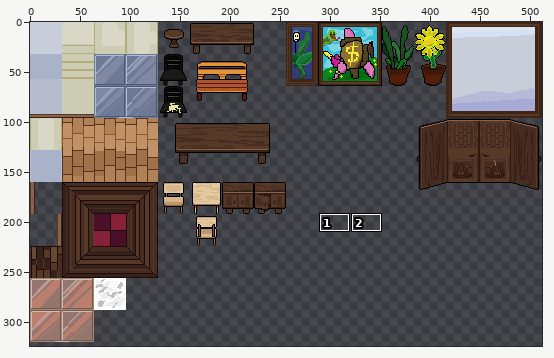
File history of a sprite sheet, assets/decorations/wooden_floor.png. The picture above shows the old version from afar; the outline marks the close-up.
Close-up. Earlier state:
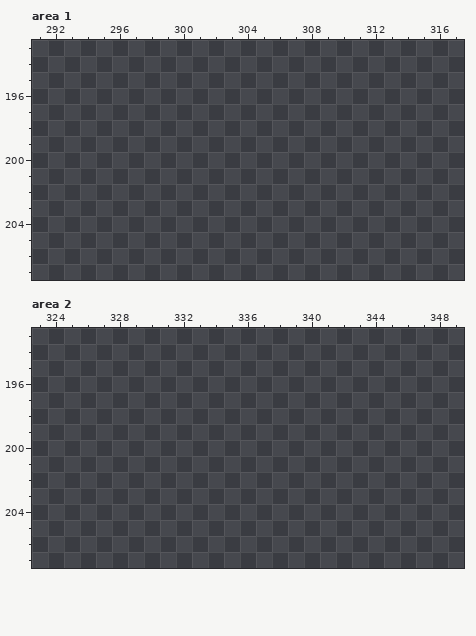
The file is 512x512 pixels. Colours within 5 levels of each other are drawn and written as one. Shown: area 1: x 291..317, y 193..207; area 2: x 323..349, y 193..207. The wide view leaves out empty margins. The commit also changed other parts of the picture, which this record leaves out.
Palette (. is transparent): 
The same view after the edit:
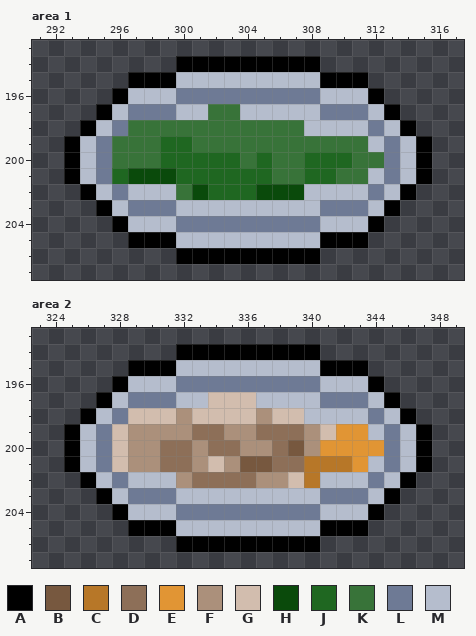
Colours new in this view: A #000000  B #77583f  C #b77728  D #8d6f58  E #e19534  F #ab907b  G #d2bdae  H #0a4a0b  J #1f6721  K #387339  L #6e7a95  M #b5bdcd
From old to new:
Changed rows in their new state; - is an unchanged pixel.
Area 1:
first column x 293:
194 -------AAAAAAAAA-------
195 ----AAAMMMMMMMMMAAA----
196 ---AMMMLLLLLLLLLMMMA---
197 --AMLLLMMKKMMMMMLLLMA--
198 -AMLKKKKKKKKKKKMMMMLMA-
199 AMLKKKJJKKKKKKKKKKKMLMA
200 AMLKKKJJJJJKJKKJJJKKLMA
201 AMLJHHHJJJJJJKKJJKKMLMA
202 -AMLMMMKHJJJHHHMMMMLMA-
203 --AMLLLMMMMMMMMMLLLMA--
204 ---AMMMLLLLLLLLLMMMA---
205 ----AAAMMMMMMMMMAAA----
206 -------AAAAAAAAA-------
Area 2:
first column x 325:
194 -------AAAAAAAAA-------
195 ----AAAMMMMMMMMMAAA----
196 ---AMMMLLLLLLLLLMMMA---
197 --AMLLLMMGGGMMMMLLLMA--
198 -AMLGGGFGGGGFGGMMMMLMA-
199 AMLGFFFFDDFFDDDFGEEMLMA
200 AMLGFFDDFDDFFDBFEEEELMA
201 AMLGFFDDFGFBBDDCCCEMLMA
202 -AMLMMMFDDDDFFGCMMMLMA-
203 --AMLLLMMMMMMMMMLLLMA--
204 ---AMMMLLLLLLLLLMMMA---
205 ----AAAMMMMMMMMMAAA----
206 -------AAAAAAAAA-------
Boxes around the changes in both close-ups, in picture pixels (x1, y1, x2, y2):
added: (64, 56, 432, 264)
added: (64, 344, 432, 552)
